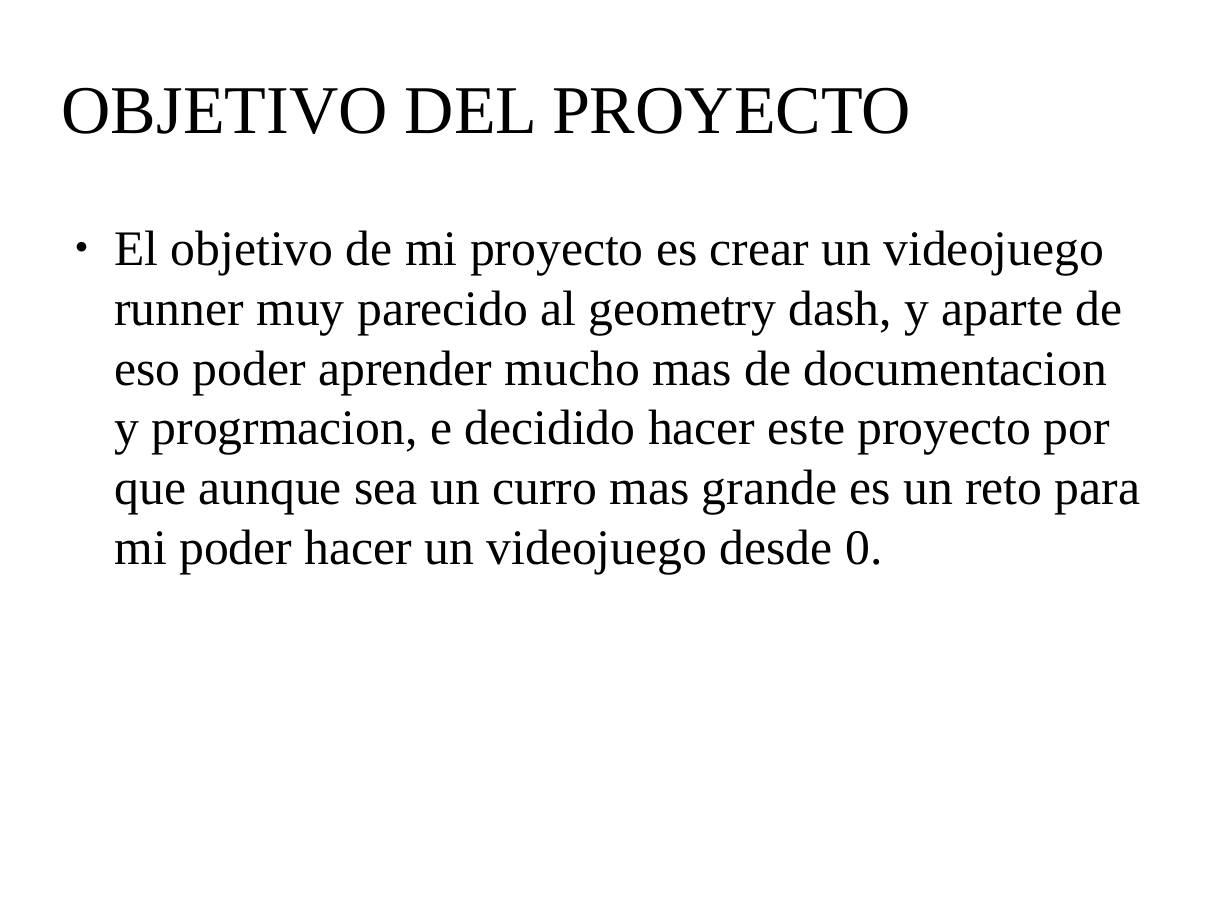
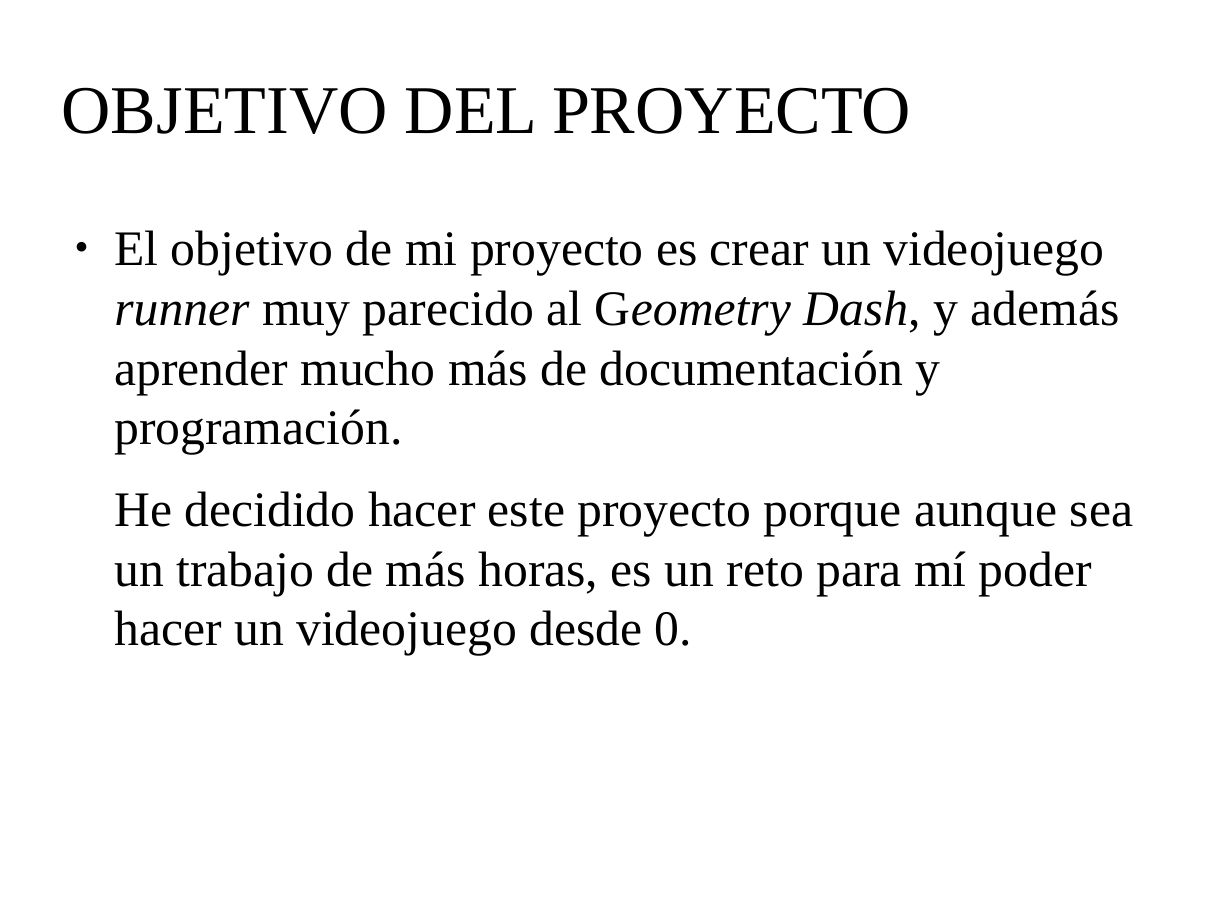
Before and after one commit to reverte04/PROYECTO-VIDEOJUEGO, a slide deck: slide 4 of PROYECTO REVERTE.odp. Drawn at 1232x924 pixels with LibreOffice and Linux fonts; fonts in the diff are those of the drawing; background and template pictures are left out. Boxes give left, top, right and bottom in pixels: in the first picture for what was removed or moved away, otherwise in the second. Text is boxed around its words. In the diff, an @@ line names an element or a change of style, - is before the commit and + after.

```diff
--- a/PROYECTO REVERTE.odp
+++ b/PROYECTO REVERTE.odp
@@ text at (114, 230, 1133, 655): text changed @@
-● El objetivo de mi proyecto es crear un videojuego runner muy parecido al geometry dash, y aparte de eso poder aprender mucho mas de documentacion y progrmacion, e decidido hacer este proyecto por que aunque sea un curro mas grande es un reto para mi poder hacer un videojuego desde 0.
+● El objetivo de mi proyecto es crear un videojuego runner muy parecido al Geometry Dash, y además aprender mucho más de documentación y programación.
+He decidido hacer este proyecto porque aunque sea un trabajo de más horas, es un reto para mí poder hacer un videojuego desde 0.
```
Also in this commit, not shown: 6 other slides changed.
